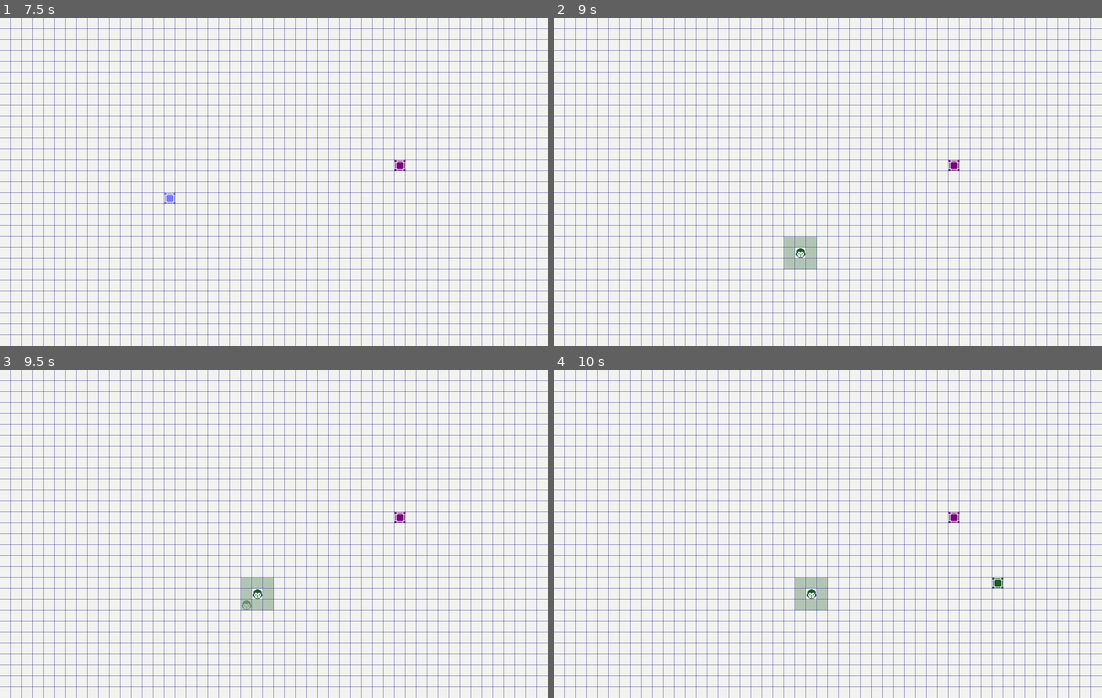
Above: before the commit, frames 1-4 (two rows, left to right).
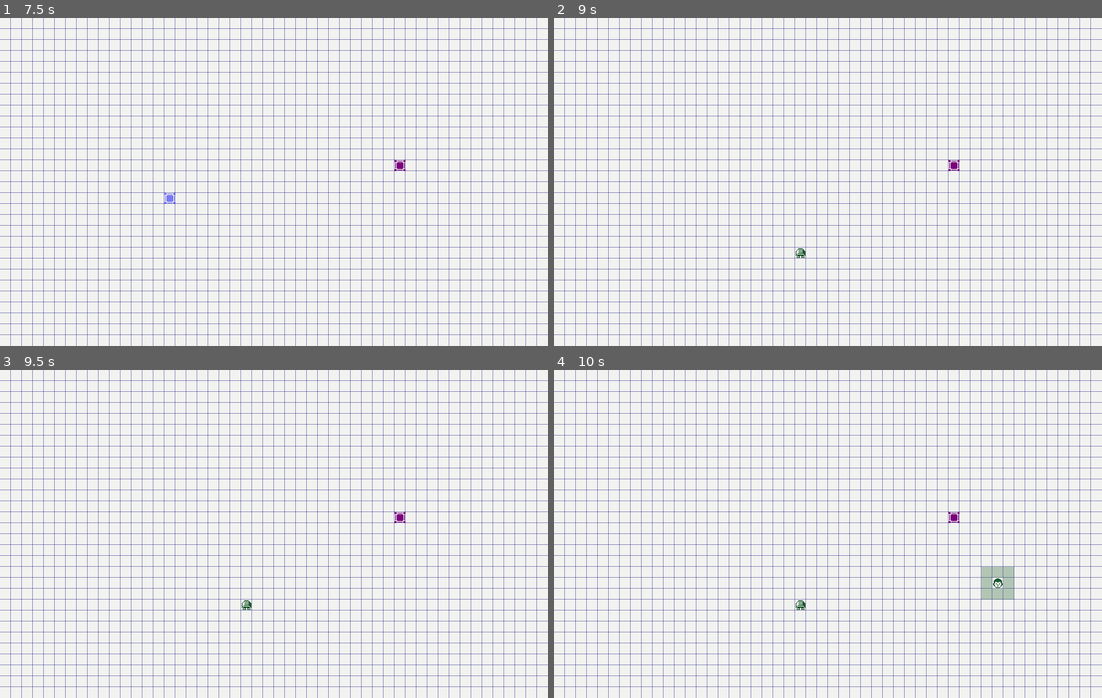
Above: after the commit, the same moments.

Repository: MaxNoragami/ATWS
Game: Godot game, scene res://Scenes/main.tscn
Two runs of this game, one before a commit and one after it. Both use one fixed random seed, a clock stepped at 60 frames per second and the inputs below.
Inputs (mouse positions are in pixels of both pictures, inside the frame that each line leads up to):
- Up to frame 1 (7.5 s): tap Enter at 0.5, 2, 3.5 s; move the mouse to (394, 165) at 0.52 s; hold Space (next_iteration) 0.53-1.28 s; click (394, 165) at 0.8 s; move the mouse to (164, 198) at 1.27 s; click (164, 198) at 1.35 s; tap D (switch_entity) at 1.55, 4.55, 5.85 s; move the mouse to (328, 109) at 2.02 s; hold D (switch_entity) 2.03-2.78 s; tap S (switch_team) at 2.3, 2.85, 5.3, 7.35 s; tap Space (next_iteration) at 2.75, 3.05, 6.05 s; move the mouse to (246, 247) at 2.77 s; move the mouse to (438, 231) at 3.52 s; hold Space (next_iteration) 3.53-4.28 s; click (438, 231) at 3.8 s; tap F (debug_mode) at 4.15 s; move the mouse to (109, 132) at 4.27 s; click (109, 132) at 4.35 s; move the mouse to (301, 182) at 5.02 s; hold A (place_mode) 5.03-5.78 s; move the mouse to (191, 100) at 5.77 s; move the mouse to (394, 165) at 6.52 s; hold G (switch_gender) 6.53-7.28 s; click (394, 165) at 6.8 s; move the mouse to (164, 198) at 7.27 s
- Up to frame 2 (9 s): tap D (switch_entity) at 7.55 s; move the mouse to (882, 109) at 8.02 s; hold Space (next_iteration) 8.03-8.78 s; tap S (switch_team) at 8.3 s; move the mouse to (800, 247) at 8.77 s; click (800, 247) at 8.85 s
- Up to frame 3 (9.5 s): tap Space (next_iteration) at 9.05 s
- Up to frame 4 (10 s): move the mouse to (992, 583) at 9.52 s; hold D (switch_entity) from 9.53 s (still down); click (992, 583) at 9.8 s

Frame 1 is identical in both runs. In frame 2, 0.6% of the frame differs, in the area x 42-48%, y 66-77%; in frame 3, 0.6%; in frame 4, 1.1%, in the area x 44-84%, y 60-74%.

Commit message:
Added the house as a placeable entity that can keep human entities safe

Diff:
--- /dev/null
+++ b/Scenes/house.tscn
@@ -0,0 +1,8 @@
+[gd_scene load_steps=3 format=3 uid="uid://dgyq4guw5pgbk"]
+
+[ext_resource type="Script" uid="uid://btjallawwb5ly" path="res://Scripts/house.gd" id="1_okrnj"]
+[ext_resource type="Texture2D" uid="uid://ynhpgth7b45v" path="res://Sprites/tiles.png" id="2_n87ef"]
+
+[node name="House" type="Sprite2D"]
+script = ExtResource("1_okrnj")
+sprite = ExtResource("2_n87ef")
--- a/Scenes/main.tscn
+++ b/Scenes/main.tscn
@@ -1,9 +1,10 @@
-[gd_scene load_steps=8 format=3 uid="uid://brq5xgdn42alb"]
+[gd_scene load_steps=9 format=3 uid="uid://brq5xgdn42alb"]
 
 [ext_resource type="Script" path="res://Scripts/game_loop.gd" id="1_8gbba"]
 [ext_resource type="PackedScene" uid="uid://b60i628gttn5u" path="res://Scenes/grid.tscn" id="2_bo1nx"]
 [ext_resource type="PackedScene" uid="uid://ceb6big1okbnd" path="res://Scenes/entity.tscn" id="2_jjvhh"]
 [ext_resource type="PackedScene" uid="uid://bdp4xjseqogel" path="res://Scenes/rigid_body.tscn" id="3_kry3j"]
+[ext_resource type="PackedScene" uid="uid://dgyq4guw5pgbk" path="res://Scenes/house.tscn" id="4_21xkr"]
 [ext_resource type="Texture2D" uid="uid://ynhpgth7b45v" path="res://Sprites/tiles.png" id="4_jjvhh"]
 
 [sub_resource type="TileSetAtlasSource" id="TileSetAtlasSource_kry3j"]
@@ -1093,6 +1094,7 @@
 script = ExtResource("1_8gbba")
 entity_scene = ExtResource("2_jjvhh")
 rigid_body_scene = ExtResource("3_kry3j")
+house_scene = ExtResource("4_21xkr")
 
 [node name="grid" parent="." instance=ExtResource("2_bo1nx")]
 
--- a/Scripts/entity_move.gd
+++ b/Scripts/entity_move.gd
@@ -31,6 +31,18 @@
                 var pos_string = str(new_pos.x) + "," + str(new_pos.y)
                 if not occupied_positions.has(pos_string):
                     possible_moves.append(new_pos)
+                # Special case: Check if position has a house and if entity can enter it
+                elif occupied_positions.has(pos_string) and occupied_positions[pos_string] is House:
+                    var house = occupied_positions[pos_string] as House
+                    # If the house is from the same team and has space, consider it a possible move
+                    if house.team == entity.team and house.entities_inside.size() < house.max_capacity:
+                        # Check if this position is a valid entrance to the house
+                        for entrance_pos in house.entrance_positions:
+                            if new_pos == entrance_pos:
+                                # Check if entity has no house entry cooldown
+                                if not entity.has_meta("house_entry_cooldown"):
+                                    possible_moves.append(new_pos)
+                                break
 
     return possible_moves
 
@@ -67,6 +79,20 @@
     # Check if position is already occupied
     var pos_string = str(new_position.x) + "," + str(new_position.y)
     if occupied_positions.has(pos_string) and occupied_positions[pos_string] != entity:
+        # Special case: Check if position has a house and if entity can enter it
+        if occupied_positions[pos_string] is House:
+            var house = occupied_positions[pos_string] as House
+            # If the house is from the same team and has space, allow moving to it
+            if house.team == entity.team and house.entities_inside.size() < house.max_capacity:
+                # Check if this position is a valid entrance to the house
+                for entrance_pos in house.entrance_positions:
+                    if new_position == entrance_pos:
+                        # Update entity's grid position
+                        entity.position_in_grid = new_position
+                        # Update entity's global position
+                        update_position()
+                        return true
+
         return false
 
     # Update entity's grid position
--- a/Scripts/game_loop.gd
+++ b/Scripts/game_loop.gd
@@ -2,9 +2,11 @@
 
 @export var entity_scene: PackedScene
 @export var rigid_body_scene: PackedScene
+@export var house_scene: PackedScene
 
 var entities: Array[Entity] = []
 var rigid_bodies: Array[RigidBody] = []
+var houses: Array[House] = []
 var grid_size = Vector2i(Game.CELLS_AMOUNT.x, Game.CELLS_AMOUNT.y)
 var occupied_positions: Dictionary = {}  # Stores all occupied grid positions
 
@@ -31,7 +33,7 @@
 # Placement mode variables
 var placement_mode = false
 var placement_preview: Node2D = null
-enum PlacementType { ENTITY, RIGID_BODY }
+enum PlacementType { ENTITY, RIGID_BODY, HOUSE }
 var current_placement_type = PlacementType.ENTITY
 
 # Debug mode
@@ -57,14 +59,9 @@
 	if current_placement_type == PlacementType.ENTITY:
 		placement_preview = entity_scene.instantiate() as Entity
 		# For entity, we need to adapt to your entity's initialization method
-		# Check if your Entity class already has an initialize method,
-		# otherwise use your existing initialization pattern
 		if placement_preview.has_method("initialize"):
 			placement_preview.initialize(preview_color, team_name)
 		else:
-			# Use whatever approach your entities are using
-			# This assumes entities might be using _init differently
-			# or have a custom pattern
 			var entity_preview = placement_preview as Entity
 			entity_preview.entity_color = preview_color
 			entity_preview.team = team_name
@@ -73,8 +70,11 @@
 		var entity_preview = placement_preview as Entity
 		entity_preview.gender = current_gender
 		entity_preview.update_sprite_for_age_and_gender()
-	else:  # RIGID_BODY
+	elif current_placement_type == PlacementType.RIGID_BODY:
 		placement_preview = rigid_body_scene.instantiate() as RigidBody
+		placement_preview.initialize(preview_color, team_name)
+	else:  # HOUSE
+		placement_preview = house_scene.instantiate() as House
 		placement_preview.initialize(preview_color, team_name)
 
 	placement_preview.visible = false  # Hide initially until placement mode is activated
@@ -113,6 +113,11 @@
 		var pos_string = str(rigid_body.position_in_grid.x) + "," + str(rigid_body.position_in_grid.y)
 		occupied_positions[pos_string] = rigid_body
 
+	# Add houses to occupied positions
+	for house in houses:
+		var pos_string = str(house.position_in_grid.x) + "," + str(house.position_in_grid.y)
+		occupied_positions[pos_string] = house
+
 # Check if there are any available adjacent cells around a position
 func has_available_adjacent_cell(pos: Vector2i) -> bool:
 	for x in range(-1, 2):
@@ -130,6 +135,24 @@
 
 	return false
 
+# Check if a specific position is available (not occupied and within bounds)
+func is_position_available(pos: Vector2i) -> bool:
+	# Check if position is within grid bounds
+	if pos.x < 0 or pos.x >= grid_size.x or pos.y < 0 or pos.y >= grid_size.y:
+		return false
+
+	# Check if position is occupied by anything
+	var pos_string = str(pos.x) + "," + str(pos.y)
+	if occupied_positions.has(pos_string):
+		return false
+
+	# Extra check specifically for houses
+	for house in houses:
+		if pos == house.position_in_grid:
+			return false
+
+	return true
+
 func update_placement_preview() -> void:
 	# Get mouse position and convert to grid position
 	var mouse_pos = get_global_mouse_position()
@@ -152,6 +175,11 @@
 	# Update sprite color
 	if placement_preview.get_child_count() > 0 and placement_preview.get_child(0) is Sprite2D:
 		placement_preview.get_child(0).modulate = preview_color
+
+	# If house, update entrance positions
+	if current_placement_type == PlacementType.HOUSE:
+		var house_preview = placement_preview as House
+		house_preview.update_entrance_positions()
 
 func _input(event) -> void:
 	if event.is_action_pressed("next_iteration"):
@@ -181,11 +209,14 @@
 				entity_preview.gender = current_gender
 				entity_preview.update_sprite_for_age_and_gender()
 
-	# Toggle placement type (Entity/RigidBody)
+	# Toggle placement type
 	if event.is_action_pressed("switch_entity") and placement_mode:
 		if current_placement_type == PlacementType.ENTITY:
 			current_placement_type = PlacementType.RIGID_BODY
 			print("Placement type: Rigid Body")
+		elif current_placement_type == PlacementType.RIGID_BODY:
+			current_placement_type = PlacementType.HOUSE
+			print("Placement type: House")
 		else:
 			current_placement_type = PlacementType.ENTITY
 			print("Placement type: Entity")
@@ -224,12 +255,34 @@
 	# First check for reproduction opportunities
 	check_for_reproduction()
 
+	# Check for entities entering houses
+	check_for_house_entries()
+
+	# Process entities leaving houses
+	process_house_exits()
+
 	# Create a copy of the entities array to safely iterate
 	var current_entities = entities.duplicate()
 
 	# Process each entity's movement and aging
 	for entity in current_entities:
 		if not entity.is_dead:
+			# Decrement house entry cooldown if it exists
+			if entity.has_meta("house_entry_cooldown"):
+				var cooldown = entity.get_meta("house_entry_cooldown")
+				cooldown -= 1
+				if cooldown <= 0:
+					entity.remove_meta("house_entry_cooldown")
+				else:
+					entity.set_meta("house_entry_cooldown", cooldown)
+
+			# Skip movement if entity just exited a house this turn
+			if entity.has_meta("just_exited_house"):
+				entity.remove_meta("just_exited_house")
+				# Still age the entity
+				entity.age_up()
+				continue
+
 			# Get current position and remove from occupied positions
 			var old_pos_string = str(entity.position_in_grid.x) + "," + str(entity.position_in_grid.y)
 			occupied_positions.erase(old_pos_string)
@@ -261,19 +314,85 @@
 				# Clear previous visualization and calculate new possible moves
 				entity.update_possible_moves(grid_size, occupied_positions)
 
+# Check for entities entering houses
+func check_for_house_entries() -> void:
+	# Create a copy of the entities array to safely iterate
+	var current_entities = entities.duplicate()
+
+	for entity in current_entities:
+		if entity.is_dead:
+			continue
+
+		# Check if entity is at a house entrance
+		for house in houses:
+			if house.can_entity_enter(entity, grid_size, occupied_positions):
+				# Try to add entity to house
+				if house.try_add_entity(entity):
+					# Hide entity from grid
+					entity.visible = false
+
+					# Remove entity from occupied positions
+					var pos_string = str(entity.position_in_grid.x) + "," + str(entity.position_in_grid.y)
+					occupied_positions.erase(pos_string)
+
+					# Set entity position to house position (for bookkeeping)
+					entity.position_in_grid = house.position_in_grid
+
+					print("Entity entered house of team: ", house.team)
+					break
+
+# Process entities leaving houses
+func process_house_exits() -> void:
+	for house in houses:
+		# Try to make an entity leave the house (random chance)
+		if house.entities_inside.size() > 0 and randf() < 0.3:  # 30% chance per house per turn
+			var result = house.try_remove_any_entity(grid_size, occupied_positions)
+			var entity = result[0]
+			var entrance_index = result[1]
+
+			if entity != null and entrance_index >= 0:
+				# Place entity at the entrance position
+				var entrance_pos = house.entrance_positions[entrance_index]
+
+				# Double-check that the entrance is actually free
+				var pos_string = str(entrance_pos.x) + "," + str(entrance_pos.y)
+				if occupied_positions.has(pos_string):
+					# If somehow the entrance got occupied since we checked, put entity back in house
+					house.entities_inside.push_front(entity)
+					print("Exit blocked at last moment, entity stays in house")
+					continue
+
+				# Set entity position exactly at the entrance
+				entity.position_in_grid = entrance_pos
+				entity.visible = true
+
+				# Update entity's global position
+				entity.movement.update_position()
+
+				# Mark position as occupied
+				occupied_positions[pos_string] = entity
+
+				# Flag this entity as having just exited a house (it will skip movement this turn)
+				entity.set_meta("just_exited_house", true)
+
+				# Flag this entity with a house entry cooldown (can't re-enter for 1 turn)
+				entity.set_meta("house_entry_cooldown", 2)
+
+				print("Entity exited house of team: ", house.team)
+
 # Check for reproduction opportunities between entities
 func check_for_reproduction() -> void:
 	var adults_by_position = {}
 
 	# First, collect all adult entities by their positions
 	for entity in entities:
-		if not entity.is_dead and entity.is_adult():
+		if not entity.is_dead and entity.is_adult() and entity.visible:
 			var pos_string = str(entity.position_in_grid.x) + "," + str(entity.position_in_grid.y)
 			adults_by_position[pos_string] = entity
 
 	# Check each adult entity for potential reproduction
 	for entity in entities:
-		if entity.is_dead or not entity.is_adult() or entity.had_reproduction_this_turn:
+		if entity.is_dead or not entity.is_adult() or entity.had_reproduction_this_turn or not entity.visible:
 			continue
 
 		# Check all 8 adjacent cells for compatible partners
@@ -312,8 +431,7 @@
 		var parent1 = repro_data["parent1"]
 		var parent2 = repro_data["parent2"]
 
-		# Determine which parent has an available adjacent cell
-		var parent_to_use = null
+		# Collect all available cells around both parents
 		var available_cells = []
 
 		# Check parent1's adjacent cells
@@ -323,37 +441,26 @@
 					continue
 
 				var adjacent_pos = parent1.position_in_grid + Vector2i(x, y)
-
-				# Check if position is within grid bounds
-				if adjacent_pos.x >= 0 and adjacent_pos.x < grid_size.x and adjacent_pos.y >= 0 and adjacent_pos.y < grid_size.y:
-					var pos_string = str(adjacent_pos.x) + "," + str(adjacent_pos.y)
-					if not occupied_positions.has(pos_string):
+				if is_position_available(adjacent_pos):
+					available_cells.append(adjacent_pos)
+
+		# Check parent2's adjacent cells
+		for x in range(-1, 2):
+			for y in range(-1, 2):
+				if x == 0 and y == 0:
+					continue
+
+				var adjacent_pos = parent2.position_in_grid + Vector2i(x, y)
+				if is_position_available(adjacent_pos):
+					# Check if this position is already in our available cells list
+					var is_duplicate = false
+					for pos in available_cells:
+						if pos == adjacent_pos:
+							is_duplicate = true
+							break
+
+					if not is_duplicate:
 						available_cells.append(adjacent_pos)
-						parent_to_use = parent1
-						break
-
-			if parent_to_use:
-				break
-
-		# If parent1 doesn't have available cells, check parent2
-		if not parent_to_use:
-			for x in range(-1, 2):
-				for y in range(-1, 2):
-					if x == 0 and y == 0:
-						continue
-
-					var adjacent_pos = parent2.position_in_grid + Vector2i(x, y)
-
-					# Check if position is within grid bounds
-					if adjacent_pos.x >= 0 and adjacent_pos.x < grid_size.x and adjacent_pos.y >= 0 and adjacent_pos.y < grid_size.y:
-						var pos_string = str(adjacent_pos.x) + "," + str(adjacent_pos.y)
-						if not occupied_positions.has(pos_string):
-							available_cells.append(adjacent_pos)
-							parent_to_use = parent2
-							break
-
-				if parent_to_use:
-					break
 
 		# If no available cells found, skip this reproduction
 		if available_cells.size() == 0:
@@ -363,6 +470,11 @@
 		# Create a new entity at a random available adjacent cell
 		var random_index = randi() % available_cells.size()
 		var child_pos = available_cells[random_index]
+
+		# Double check that the position is still available
+		if not is_position_available(child_pos):
+			print("Position became occupied, skipping reproduction")
+			continue
 
 		var child = entity_scene.instantiate() as Entity
 		var color = teams[repro_data["team"]]
@@ -416,6 +528,12 @@
 		if occupied_positions.has(pos_string) and occupied_positions[pos_string] == entity:
 			occupied_positions.erase(pos_string)
 
+		# If entity is inside a house, remove it from there too
+		for house in houses:
+			var index = house.entities_inside.find(entity)
+			if index != -1:
+				house.entities_inside.remove_at(index)
+
 func remove_entity(entity) -> void:
 	# Remove from our entities array
 	var index = entities.find(entity)
@@ -474,7 +592,7 @@
 				if not e.is_dead:
 					e.update_possible_moves(grid_size, occupied_positions)
 
-	else:  # RIGID_BODY
+	elif current_placement_type == PlacementType.RIGID_BODY:
 		# Create a new rigid body at the preview position
 		var rigid_body = rigid_body_scene.instantiate() as RigidBody
 		rigid_body.initialize(color, team_name)
@@ -487,3 +605,20 @@
 
 		# Mark this position as occupied immediately
 		occupied_positions[pos_string] = rigid_body
+
+	else:  # HOUSE
+		# Create a new house at the preview position
+		var house = house_scene.instantiate() as House
+		house.initialize(color, team_name)
+		house.position_in_grid = placement_preview.position_in_grid
+		house.global_position = Vector2(house.position_in_grid.x * Game.CELL_SIZE.x + Game.CELL_SIZE.x / 2,
+									house.position_in_grid.y * Game.CELL_SIZE.y + Game.CELL_SIZE.y / 2)
+
+		# Update entrance positions
+		house.update_entrance_positions()
+
+		add_child(house)
+		houses.append(house)
+
+		# Mark this position as occupied immediately
+		occupied_positions[pos_string] = house
--- /dev/null
+++ b/Scripts/house.gd
@@ -0,0 +1,181 @@
+extends Node2D
+
+class_name House
+
+@export var sprite: Texture2D
+var atlas_x: int = 0  # House texture coordinates in atlas
+var atlas_y: int = 20
+var entity_color: Color = Color(1.0, 1.0, 1.0)  # Default color (white)
+var team: String = "None"
+var position_in_grid: Vector2i
+
+# House properties
+var max_capacity: int = 4
+var entities_inside: Array[Entity] = []
+var entrance_positions: Array[Vector2i] = []
+
+func _ready() -> void:
+	# Create sprite if it doesn't exist
+	if get_child_count() == 0 or not get_child(0) is Sprite2D:
+		var sprite_node = Sprite2D.new()
+		sprite_node.texture = sprite
+		sprite_node.region_enabled = true  # Enable region selection for atlas
+		sprite_node.region_rect = Rect2(atlas_x * 16, atlas_y * 16, 16, 16)
+
+		# Apply color tint
+		sprite_node.modulate = entity_color
+
+		add_child(sprite_node)
+
+	# Calculate entrance positions (up, down, left, right)
+	update_entrance_positions()
+
+# Initialize the house with custom parameters
+func initialize(color: Color, team_name: String) -> void:
+	entity_color = color
+	team = team_name
+
+	# Update the sprite if it already exists
+	if get_child_count() > 0 and get_child(0) is Sprite2D:
+		get_child(0).modulate = entity_color
+
+	# Calculate entrance positions
+	update_entrance_positions()
+
+# Calculate entrance positions around the house (up, down, left, right)
+func update_entrance_positions() -> void:
+	entrance_positions.clear()
+
+	# Up, Right, Down, Left (no diagonals)
+	var directions = [
+		Vector2i(0, -1),  # Up
+		Vector2i(1, 0),   # Right
+		Vector2i(0, 1),   # Down
+		Vector2i(-1, 0)   # Left
+	]
+
+	for dir in directions:
+		var entrance_pos = position_in_grid + dir
+		entrance_positions.append(entrance_pos)
+
+# Check if an entity can enter the house
+func can_entity_enter(entity: Entity, grid_size: Vector2i, occupied_positions: Dictionary) -> bool:
+	# Check if house is at capacity
+	if entities_inside.size() >= max_capacity:
+		return false
+
+	# Check if entity is on a valid entrance position
+	if not is_at_valid_entrance(entity.position_in_grid, grid_size, occupied_positions):
+		return false
+
+	# Check if entity is from the same team
+	if entity.team != team:
+		return false
+
+	# Check if entity has a house entry cooldown
+	if entity.has_meta("house_entry_cooldown"):
+		return false
+
+	return true
+
+# Check if a position is a valid entrance (not blocked by rigid body or border)
+func is_at_valid_entrance(pos: Vector2i, grid_size: Vector2i, occupied_positions: Dictionary) -> bool:
+	for entrance_pos in entrance_positions:
+		if pos == entrance_pos:
+			# Check if entrance is within grid boundaries
+			if entrance_pos.x < 0 or entrance_pos.x >= grid_size.x or entrance_pos.y < 0 or entrance_pos.y >= grid_size.y:
+				continue
+
+			# Check if entrance is blocked by a rigid body
+			var pos_string = str(entrance_pos.x) + "," + str(entrance_pos.y)
+			if occupied_positions.has(pos_string):
+				var occupier = occupied_positions[pos_string]
+				if occupier is RigidBody or occupier is House:
+					continue
+
+			return true
+
+	return false
+
+# Try to add an entity to the house
+func try_add_entity(entity: Entity) -> bool:
+	if entities_inside.size() >= max_capacity:
+		return false
+
+	entities_inside.append(entity)
+	return true
+
+# Try to remove entity from house at a specific entrance
+func try_remove_entity_at_entrance(entrance_index: int, grid_size: Vector2i, occupied_positions: Dictionary) -> Entity:
+	if entities_inside.size() == 0:
+		return null
+
+	if entrance_index < 0 or entrance_index >= entrance_positions.size():
+		return null
+
+	var entrance_pos = entrance_positions[entrance_index]
+
+	# Check if entrance is within grid boundaries
+	if entrance_pos.x < 0 or entrance_pos.x >= grid_size.x or entrance_pos.y < 0 or entrance_pos.y >= grid_size.y:
+		return null
+
+	# Check if entrance is blocked
+	var pos_string = str(entrance_pos.x) + "," + str(entrance_pos.y)
+	if occupied_positions.has(pos_string):
+		return null
+
+	# Remove the entity from the house
+	var entity = entities_inside.pop_front()
+
+	return entity
+
+# Try to remove any entity from the house at any valid entrance
+func try_remove_any_entity(grid_size: Vector2i, occupied_positions: Dictionary) -> Array:
+	if entities_inside.size() == 0:
+		return [null, -1]  # No entities to remove
+
+	# Check all entrances in random order
+	var entrance_indices = [0, 1, 2, 3]
+	entrance_indices.shuffle()
+
+	for i in entrance_indices:
+		var entrance_pos = entrance_positions[i]
+
+		# Check if entrance is within grid boundaries
+		if entrance_pos.x < 0 or entrance_pos.x >= grid_size.x or entrance_pos.y < 0 or entrance_pos.y >= grid_size.y:
+			continue
+
+		# Check if entrance is blocked by ANYTHING (entity, rigid body, or another house)
+		var pos_string = str(entrance_pos.x) + "," + str(entrance_pos.y)
+		if occupied_positions.has(pos_string):
+			continue
+
+		# Make sure entrance position is exactly one of the four cardinal directions
+		if not (entrance_pos == position_in_grid + Vector2i(0, -1) or  # Up
+				entrance_pos == position_in_grid + Vector2i(1, 0) or   # Right
+				entrance_pos == position_in_grid + Vector2i(0, 1) or   # Down
+				entrance_pos == position_in_grid + Vector2i(-1, 0)):   # Left
+			push_error("Invalid entrance position: " + str(entrance_pos))
+			continue
+
+		# Remove the entity from the house
+		var entity = entities_inside.pop_front()
+		return [entity, i]  # Return entity and entrance index
+
+	return [null, -1]  # No valid entrances
+
+# Helper function to update sprite appearance if needed
+func update_sprite(new_atlas_x: int, new_atlas_y: int) -> void:
+	atlas_x = new_atlas_x
+	atlas_y = new_atlas_y
+
+	if get_child_count() > 0 and get_child(0) is Sprite2D:
+		var sprite_node = get_child(0) as Sprite2D
+		sprite_node.region_rect = Rect2(atlas_x * 16, atlas_y * 16, 16, 16)
+
+# Helper function to set opacity (useful for preview)
+func set_opacity(opacity: float) -> void:
+	if get_child_count() > 0 and get_child(0) is Sprite2D:
+		var sprite_node = get_child(0) as Sprite2D
+		var current_color = sprite_node.modulate
+		sprite_node.modulate = Color(current_color.r, current_color.g, current_color.b, opacity)
Not shown, added: Scripts/house.gd.uid
